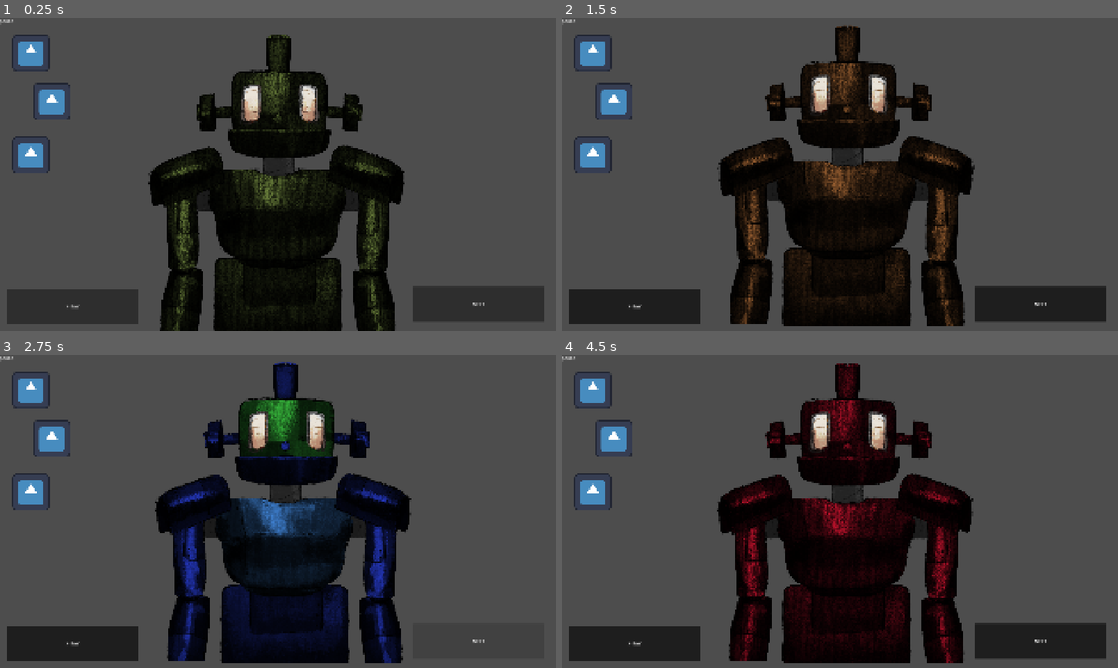
Above: before the commit, frames 1-4 (two rows, left to right).
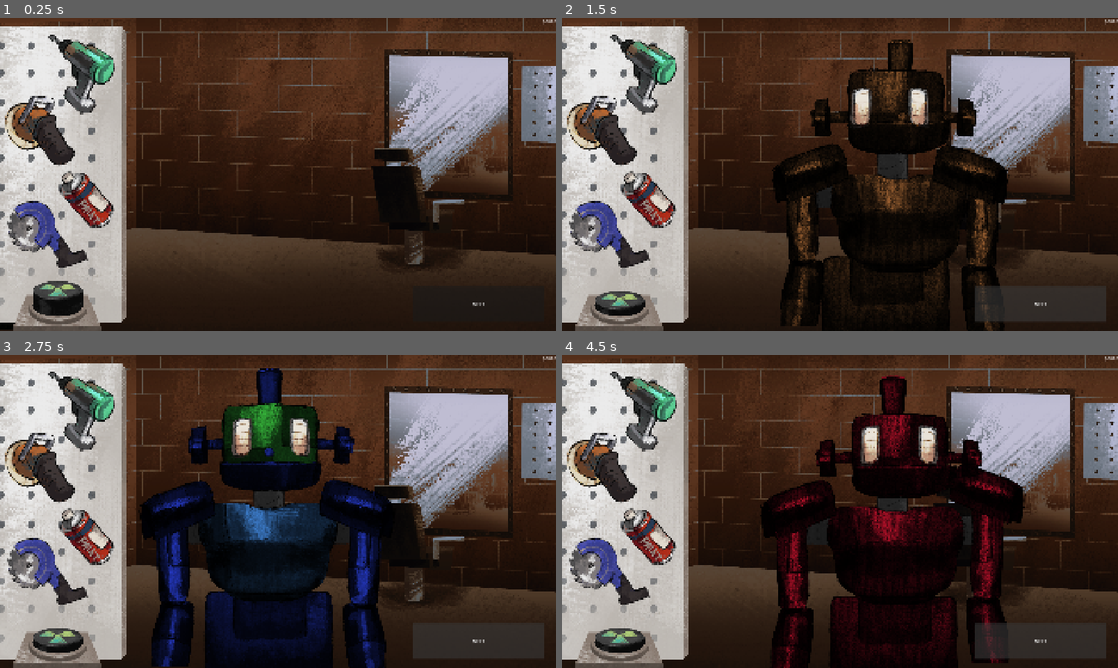
Above: after the commit, the same moments.

Repository: dismox/robots_ldjam_60
Game: Godot game, scene res://main/workshop.tscn
Two runs of this game, one before a commit and one after it. Both use one fixed random seed, a clock stepped at 60 frames per second and the inputs below. The engine's default icon, where the game draws it, is replaced by a stand-in: a white triangle on a blue panel in a dark square.
Inputs (mouse positions are in pixels of both pictures, inside the frame that each line leads up to; where the layout moved, square brackets give the same spot in the first picture):
- Up to frame 1 (0.25 s): no input
- Up to frame 2 (1.5 s): click (617, 302) [634, 305] at 0.5 s; click "NEXT" at 1.25 s
- Up to frame 3 (2.75 s): click "NEXT" at 2 s
- Up to frame 4 (4.5 s): click (617, 639) [634, 642] at 2.75 s; click (617, 639) [634, 642] at 3.5 s; click "NEXT" at 4.25 s

The runs differ from the first frame. In frame 1, 89% of the frame differs, in the area x 0-100%, y 0-100%; in frame 2, 80%; in frame 3, 83%; in frame 4, 81%.

Commit message:
айтемы

Diff:
--- a/main/current_item_node.gd
+++ b/main/current_item_node.gd
@@ -1,4 +1,4 @@
 extends TextureRect
 
 func _process(_delta: float) -> void:
-	position = get_global_mouse_position()
+	position = get_global_mouse_position() - size/6
--- a/main/gameplay.gd
+++ b/main/gameplay.gd
@@ -6,12 +6,22 @@
 
 @onready var current_item_node: TextureRect = %CurrentItemNode
 
+@onready var robot_start_position: Marker2D = %RobotStartPosition
+@onready var robot_end_position: Marker2D = %RobotEndPosition
+
 func _ready() -> void:
 	Global.game_scene = self
 
 
 func change_item(item: Item):
+	if current_item:
+		if current_item == item:
+			current_item.self_modulate = Color.WHITE
+			current_item_node.texture = null
+		else:
+			current_item.self_modulate = Color.WHITE
 	current_item = item
+	current_item.self_modulate = Color.TRANSPARENT
 	current_item_node.texture = current_item.texture
 
 func _on_x_ray_button_toggled(toggled_on: bool) -> void:
@@ -36,8 +46,11 @@
 		var new_robot_scene: PackedScene = load("res://main/robot/robot.tscn")
 		var robot: Robot = new_robot_scene.instantiate()
 		robot.generate()
-		add_child(robot)
-
+		robot_start_position.add_child(robot)
+		#robot.position = robot_start_position.global_position
+		Global.move_to(robot, robot_end_position.global_position)
+		for part in robot.custom_parts:
+			Global.shake_control(part, 30.0)
 
 func check_result() -> void:
 	pass
--- a/main/global.gd
+++ b/main/global.gd
@@ -12,6 +12,11 @@
 	GAMEPLAY_XRAY
 }
 
+func move_to(node: Node, target_position: Vector2, duration: float = 1.0) -> void:
+	var tween := create_tween()
+	tween.set_ease(Tween.EASE_OUT)
+	tween.set_trans(Tween.TRANS_ELASTIC)
+	tween.tween_property(node, "position", target_position, duration)
 
 func shake_control(control: Control, strength: float = 10.0, duration: float = 0.3) -> void:
 	var original_position := control.position
--- a/main/robot/body_part.gd
+++ b/main/robot/body_part.gd
@@ -76,3 +76,7 @@
 func _on_mouse_exited() -> void:
 	if Global.game_state != Global.GameState.GAMEPLAY_XRAY:
 		self_modulate -= Color(0.5, 0.5, 0.5, 1.0)
+
+func _on_gui_input(event: InputEvent) -> void:
+	if event is InputEventMouseButton:
+		Global.shake_control(self, 10, 0.1)
--- a/main/robot/robot.gd
+++ b/main/robot/robot.gd
@@ -34,12 +34,12 @@
 	for part in custom_parts:
 		part.connect("mouse_entered", part._on_mouse_entered)
 		part.connect("mouse_exited", part._on_mouse_exited)
+		part.connect("gui_input", part._on_gui_input)
 		if part.can_rust:
 			part.set_rust_level(randf())
 		if part.has_color:
 			part.prefered_color = main_color
 			part.change_color(main_color)
-			part
 	var random_color_parts_amount: int = randi() % 3
 	if random_color_parts_amount > 0:
 		for i in range(random_color_parts_amount):
--- a/main/robot/robot.tscn
+++ b/main/robot/robot.tscn
@@ -22,7 +22,6 @@
 shader_parameter/rust_strength = 1.0
 
 [node name="Robot" type="Node2D" unique_id=560495161 node_paths=PackedStringArray("custom_parts", "inside_parts")]
-position = Vector2(987, 630)
 script = ExtResource("1_3153p")
 custom_parts = [NodePath("Wireframe/Head"), NodePath("Wireframe/Head/HeadTop"), NodePath("Wireframe/Head/Nose"), NodePa …(311 unchanged characters)…
 inside_parts = [NodePath("Wireframe/Head/Brain"), NodePath("Wireframe/BodyBottom/Guts"), NodePath("Wireframe/BodyTop/Heart")]
--- a/main/workshop.tscn
+++ b/main/workshop.tscn
@@ -1,54 +1,67 @@
 [gd_scene format=3 uid="uid://w5xvhqd27ddd"]
 
-[ext_resource type="Texture2D" uid="uid://46c11nn42g3v" path="res://main/assets/test.png" id="1_db4gj"]
 [ext_resource type="Script" uid="uid://btua4i6yhf0ie" path="res://main/gameplay.gd" id="1_s8op5"]
-[ext_resource type="Shader" uid="uid://c6v6axeghfb1q" path="res://main/texture.gdshader" id="2_i77jv"]
+[ext_resource type="Texture2D" uid="uid://dmdukvpfsbpk4" path="res://main/assets/background.png" id="2_m2qia"]
 [ext_resource type="Script" uid="uid://blkgtieyxnwei" path="res://main/current_item_node.gd" id="2_mrfjb"]
+[ext_resource type="Texture2D" uid="uid://cagohirur5ktq" path="res://main/assets/ui/tools_panel.png" id="3_yitua"]
 [ext_resource type="PackedScene" uid="uid://cndxkft06i84a" path="res://main/robot/robot.tscn" id="5_gt6vn"]
-[ext_resource type="Texture2D" uid="uid://coq2v511dd6ui" path="res://icon.svg" id="6_gt6vn"]
+[ext_resource type="Texture2D" uid="uid://c63w55kimrot6" path="res://main/assets/ui/xray_button.png" id="7_a534b"]
 [ext_resource type="Script" uid="uid://cnrbcw2l2jqrh" path="res://main/item.gd" id="7_eewe3"]
-
-[sub_resource type="ShaderMaterial" id="ShaderMaterial_wb4oo"]
-shader = ExtResource("2_i77jv")
-shader_parameter/rust_strength = 1.0
+[ext_resource type="Texture2D" uid="uid://cdt7c0hakaudk" path="res://main/assets/tools/drill.png" id="7_ei2x0"]
+[ext_resource type="Texture2D" uid="uid://cbrcmnyjxfbi1" path="res://main/assets/ui/xray_button_pushed.png" id="8_ei2x0"]
+[ext_resource type="Texture2D" uid="uid://dlyrwrn0dy24c" path="res://main/assets/tools/polisher.png" id="9_3m56o"]
+[ext_resource type="Texture2D" uid="uid://cba3pjecgmrcv" path="res://main/assets/tools/paint.png" id="10_q6u0f"]
+[ext_resource type="Texture2D" uid="uid://bbhxbk052dfsd" path="res://main/assets/tools/saw.png" id="11_o0rdg"]
 
 [node name="GameScene" type="Node" unique_id=425906612]
 script = ExtResource("1_s8op5")
 
-[node name="CurrentItemNode" type="TextureRect" parent="." unique_id=984135821]
+[node name="BackgroundLayer" type="CanvasLayer" parent="." unique_id=2110333918]
+
+[node name="Background" type="TextureRect" parent="BackgroundLayer" unique_id=1311736852]
+anchors_preset = 15
+anchor_right = 1.0
+anchor_bottom = 1.0
+grow_horizontal = 2
+grow_vertical = 2
+texture = ExtResource("2_m2qia")
+
+[node name="RobotsLayer" type="CanvasLayer" parent="." unique_id=18804413]
+
+[node name="RobotStartPosition" type="Marker2D" parent="RobotsLayer" unique_id=1318234240]
 unique_name_in_owner = true
-top_level = true
-z_index = 83
-offset_left = 1581.0
-offset_top = 96.0
-offset_right = 1709.0
-offset_bottom = 224.0
-mouse_filter = 2
-script = ExtResource("2_mrfjb")
+position = Vector2(-61, 641)
 
-[node name="Sprite2D2" type="Sprite2D" parent="." unique_id=1715513262]
-visible = false
-material = SubResource("ShaderMaterial_wb4oo")
-position = Vector2(773.00006, 257.00003)
-scale = Vector2(0.56529623, 0.5652963)
-texture = ExtResource("1_db4gj")
+[node name="Robot" parent="RobotsLayer/RobotStartPosition" unique_id=560495161 instance=ExtResource("5_gt6vn")]
+z_index = 1
 
-[node name="Robot" parent="." unique_id=560495161 instance=ExtResource("5_gt6vn")]
-position = Vector2(963, 662)
+[node name="RobotEndPosition" type="Marker2D" parent="RobotsLayer" unique_id=85788587]
+unique_name_in_owner = true
+position = Vector2(991, 9)
 
-[node name="XRayButton" type="Button" parent="." unique_id=250855740]
-anchors_preset = 2
-anchor_top = 1.0
-anchor_bottom = 1.0
-offset_left = 24.0
-offset_top = -145.0
-offset_right = 478.0
-offset_bottom = -24.0
-grow_vertical = 0
-toggle_mode = true
-text = "X-RAY"
+[node name="UILayer" type="CanvasLayer" parent="." unique_id=1600925358]
 
-[node name="NextButton" type="Button" parent="." unique_id=1794103372]
+[node name="ToolsPanel" type="TextureRect" parent="UILayer" unique_id=1176114932]
+anchors_preset = 4
+anchor_top = 0.5
+anchor_bottom = 0.5
+offset_top = -509.0
+offset_right = 436.0
+offset_bottom = 509.0
+grow_vertical = 2
+texture = ExtResource("3_yitua")
+
+[node name="Money" type="Label" parent="UILayer" unique_id=202371671]
+anchors_preset = 1
+anchor_left = 1.0
+anchor_right = 1.0
+offset_left = -86.0
+offset_bottom = 51.0
+grow_horizontal = 0
+text = "$0000"
+horizontal_alignment = 2
+
+[node name="NextButton" type="Button" parent="UILayer" unique_id=1794103372]
 anchors_preset = 3
 anchor_left = 1.0
 anchor_top = 1.0
@@ -60,56 +73,83 @@
 offset_bottom = -32.0
 grow_horizontal = 0
 grow_vertical = 0
-toggle_mode = true
 text = "NEXT"
 
-[node name="Control" type="Control" parent="." unique_id=1403207016]
-layout_mode = 3
-anchors_preset = 0
-offset_right = 518.0
-offset_bottom = 1080.0
+[node name="XRayButton" type="TextureButton" parent="UILayer" unique_id=871643545]
+offset_left = 43.0
+offset_top = 879.0
+offset_right = 351.0
+offset_bottom = 1083.0
+toggle_mode = true
+texture_normal = ExtResource("7_a534b")
+texture_pressed = ExtResource("8_ei2x0")
+texture_hover = ExtResource("7_a534b")
+texture_disabled = ExtResource("7_a534b")
+texture_focused = ExtResource("7_a534b")
+
+[node name="GameObjectLayer" type="CanvasLayer" parent="." unique_id=979808894]
+unique_name_in_owner = true
+
+[node name="CurrentItemNode" type="TextureRect" parent="GameObjectLayer" unique_id=984135821]
+unique_name_in_owner = true
+top_level = true
+z_index = 83
+anchors_preset = 1
+anchor_left = 1.0
+anchor_right = 1.0
+offset_left = -128.0
+offset_bottom = 128.0
+grow_horizontal = 0
 mouse_filter = 2
+stretch_mode = 2
+script = ExtResource("2_mrfjb")
 
-[node name="Item1" type="TextureRect" parent="Control" unique_id=2085519905]
-layout_mode = 0
-offset_left = 43.0
-offset_top = 57.0
-offset_right = 171.0
-offset_bottom = 185.0
+[node name="Drill" type="TextureRect" parent="GameObjectLayer" unique_id=2085519905]
+offset_left = 168.0
+offset_top = 55.0
+offset_right = 397.0
+offset_bottom = 334.0
 offset_transform_enabled = true
-texture = ExtResource("6_gt6vn")
+texture = ExtResource("7_ei2x0")
 script = ExtResource("7_eewe3")
 
-[node name="Item2" type="TextureRect" parent="Control" unique_id=1281302774]
-layout_mode = 0
-offset_left = 115.0
-offset_top = 225.0
-offset_right = 243.0
-offset_bottom = 353.0
+[node name="Polisher" type="TextureRect" parent="GameObjectLayer" unique_id=1281302774]
+offset_left = 17.0
+offset_top = 268.0
+offset_right = 259.0
+offset_bottom = 511.0
 offset_transform_enabled = true
-texture = ExtResource("6_gt6vn")
+texture = ExtResource("9_3m56o")
 script = ExtResource("7_eewe3")
 
-[node name="Item3" type="TextureRect" parent="Control" unique_id=645278114]
-layout_mode = 0
-offset_left = 43.0
-offset_top = 409.0
-offset_right = 171.0
-offset_bottom = 537.0
+[node name="Paint" type="TextureRect" parent="GameObjectLayer" unique_id=645278114]
+offset_left = 206.0
+offset_top = 529.0
+offset_right = 396.0
+offset_bottom = 726.0
 offset_transform_enabled = true
-texture = ExtResource("6_gt6vn")
+texture = ExtResource("10_q6u0f")
 script = ExtResource("7_eewe3")
 
-[node name="Money" type="Label" parent="." unique_id=202371671]
-offset_right = 377.0
-offset_bottom = 97.0
-text = "$0000"
+[node name="Saw" type="TextureRect" parent="GameObjectLayer" unique_id=781649646]
+offset_left = 24.0
+offset_top = 631.0
+offset_right = 305.0
+offset_bottom = 865.0
+offset_transform_enabled = true
+texture = ExtResource("11_o0rdg")
+script = ExtResource("7_eewe3")
 
-[connection signal="toggled" from="XRayButton" to="." method="_on_x_ray_button_toggled"]
-[connection signal="pressed" from="NextButton" to="." method="_on_next_button_pressed"]
-[connection signal="gui_input" from="Control/Item1" to="Control/Item1" method="_on_gui_input"]
-[connection signal="mouse_entered" from="Control/Item1" to="Control/Item1" method="_on_mouse_entered"]
-[connection signal="gui_input" from="Control/Item2" to="Control/Item2" method="_on_gui_input"]
-[connection signal="mouse_entered" from="Control/Item2" to="Control/Item2" method="_on_mouse_entered"]
-[connection signal="gui_input" from="Control/Item3" to="Control/Item3" method="_on_gui_input"]
-[connection signal="mouse_entered" from="Control/Item3" to="Control/Item3" method="_on_mouse_entered"]
+[node name="Camera2D" type="Camera2D" parent="." unique_id=340578607]
+position = Vector2(326, 538)
+
+[connection signal="pressed" from="UILayer/NextButton" to="." method="_on_next_button_pressed"]
+[connection signal="toggled" from="UILayer/XRayButton" to="." method="_on_x_ray_button_toggled"]
+[connection signal="gui_input" from="GameObjectLayer/Drill" to="GameObjectLayer/Drill" method="_on_gui_input"]
+[connection signal="mouse_entered" from="GameObjectLayer/Drill" to="GameObjectLayer/Drill" method="_on_mouse_entered"]
+[connection signal="gui_input" from="GameObjectLayer/Polisher" to="GameObjectLayer/Polisher" method="_on_gui_input"]
+[connection signal="mouse_entered" from="GameObjectLayer/Polisher" to="GameObjectLayer/Polisher" method="_on_mouse_entered"]
+[connection signal="gui_input" from="GameObjectLayer/Paint" to="GameObjectLayer/Paint" method="_on_gui_input"]
+[connection signal="mouse_entered" from="GameObjectLayer/Paint" to="GameObjectLayer/Paint" method="_on_mouse_entered"]
+[connection signal="gui_input" from="GameObjectLayer/Saw" to="GameObjectLayer/Saw" method="_on_gui_input"]
+[connection signal="mouse_entered" from="GameObjectLayer/Saw" to="GameObjectLayer/Saw" method="_on_mouse_entered"]
Binary file removed: main/assets/Seamless-Rust-Texture.jpg
Not shown, removed: main/assets/Seamless-Rust-Texture.jpg.import
